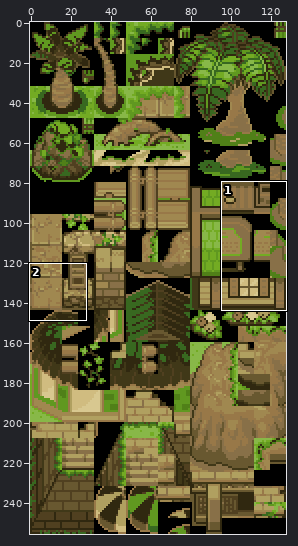
Two states of a sprite sheet, gTileset_ShuckleIsland_Tiles_Pal11.png. Above, an overview of the earlier version with the close-up marked.
Close-up. Before the commit:
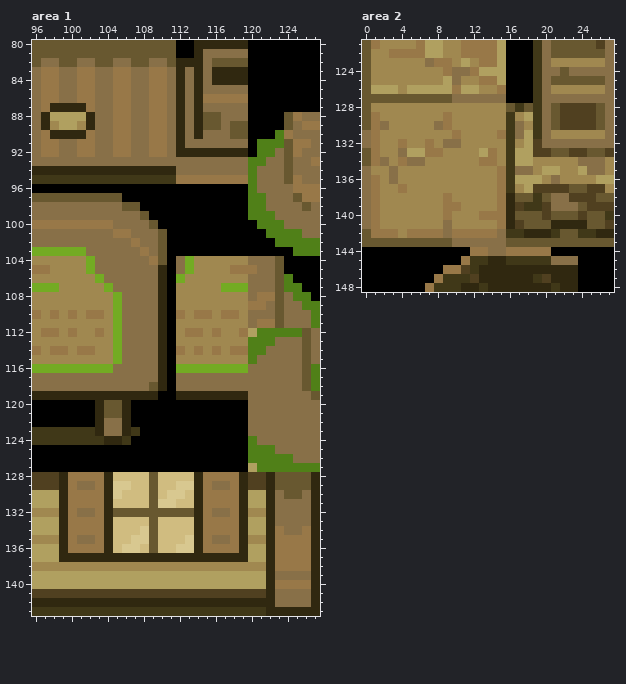
The file is 128x256 pixels. Shown: area 1: x 96..127, y 80..143; area 2: x 0..27, y 121..148. The commit also changed other parts of the picture, which this record leaves out.
The same view after the edit:
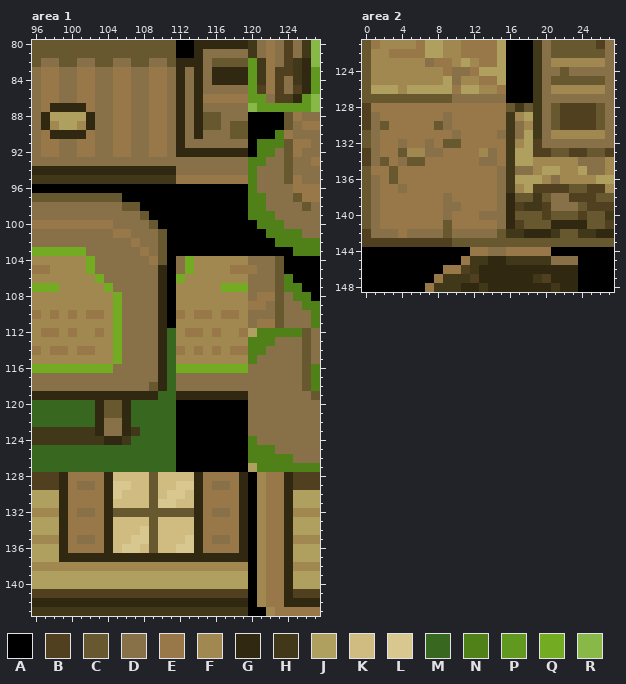
Palette (. is transparent): A #000000  B #504020  C #685830  D #887048  E #987848  F #a08850  G #302810  H #403818  J #b0a060  K #d0bc80  L #d8c890  M #386820  N #508018  P #609820  Q #73ab23  R #88b848
Edits made:
--- area 1
@@ x 118..127 @@
- 80 GGAAAAAAAA
- 81 DDAAAAAAAA
- 82 CCAAAAAAAA
- 83 GGAAAAAAAA
- 84 GGAAAAAAAA
- 85 DDAAAAAAAA
- 86 EEAAAAAAAA
- 87 DDAAAAAAAA
+ 80 GGHDEDBDHR
+ 81 DDHDEDBDHR
+ 82 CCPHEDBHGR
+ 83 GGPHEBBHGP
+ 84 GGPHEBDHGP
+ 85 DDPBEBDBGP
+ 86 EEPPDBBGPR
+ 87 DDRPPPPPPR
  88 DDAAAACEDD
@@ x 96..127 @@
 111 FFFFFFFFFQDDDDGAFFFFFFFFDEECDDDN
-112 FEEFEFFEFQDDDDGAFEEFEFFEJNNNNNCD
-113 FFFFFFFFFQDDDDGAFFFFFFFFNNNDDDCD
-114 EFEEFEEFFQDDDDGAEFEFEFEENNDDDDCD
-115 FFFFFFFFFQDDDDGAFFFFFFFFNDDDDDCD
-116 QQQQQQQQQDDDDDGAQQQQQQQQDDDDDDCN
-117 DDDDDDDDDDDDDDGADDDDDDDDDDDDDDCN
-118 DDDDDDDDDDDDDCGADDDDDDDDDDDDDDCN
-119 GGGGGGGGGGGGGGAAGGGGGGGGDDDDDDDC
-120 AAAAAAAGCCGAAAAAAAAAAAAADDDDDDDD
-121 AAAAAAAGCCGAAAAAAAAAAAAADDDDDDDD
-122 AAAAAAAGDDGAAAAAAAAAAAAADDDDDDDD
-123 HHHHHHHGDDGHAAAAAAAAAAAADDDDDDDD
-124 HHHHHHHHGGHAAAAAAAAAAAAANDDDDDDD
-125 AAAAAAAAAAAAAAAAAAAAAAAANNNDDDDD
-126 AAAAAAAAAAAAAAAAAAAAAAAANNNNNDDD
-127 AAAAAAAAAAAAAAAAAAAAAAAAJNNNNNNN
-128 BBBGEEEEGKKKKCKKKKGEEEEGBBGCCCCG
-129 BBBGEDDEGLLKKCKKLLGEDDEGBBGCCCCG
-130 JJJGEEEEGLKKKCKLLKGEEEEGJJGDCCDG
-131 JJJGEEEEGKKKKCLLKKGEEEEGJJGDDDDG
-132 FFFGEDDEGCCCCCCCCCGEDDEGFFGDDDDG
-133 JJJGEEEEGKKKKCKKKKGEEEEGJJGDDDDG
-134 JJJGEEEEGKKKLCKKKKGEEEEGJJGEDDEG
-135 FFFGEDDEGKKLLCKKKLGEDDEGFFGEEEEG
-136 JJJGEEEEGKLLKCKKLLGEEEEGJJGEEEEG
-137 JJJGGGGGGGGGGGGGGGGGGGGGJJGEEEEG
-138 FFFFFFFFFFFFFFFFFFFFFFFFFFGEEEEG
-139 JJJJJJJJJJJJJJJJJJJJJJJJJJGDDDDG
-140 JJJJJJJJJJJJJJJJJJJJJJJJJJGEEEEG
-141 BBBBBBBBBBBBBBBBBBBBBBBBBBGDDDDG
-142 GGGGGGGGGGGGGGGGGGGGGGGGGGGDDDDG
-143 HHHHHHHHHHHHHHHHHHHHHHHHHHGGGGGG
+112 FEEFEFFEFQDDDDGMFEEFEFFEJNNNNNCD
+113 FFFFFFFFFQDDDDGMFFFFFFFFNNNDDDCD
+114 EFEEFEEFFQDDDDGMEFEFEFEENNDDDDCD
+115 FFFFFFFFFQDDDDGMFFFFFFFFNDDDDDCD
+116 QQQQQQQQQDDDDDGMQQQQQQQQDDDDDDCN
+117 DDDDDDDDDDDDDDGMDDDDDDDDDDDDDDCN
+118 DDDDDDDDDDDDDCGMDDDDDDDDDDDDDDCN
+119 GGGGGGGGGGGGGGMMGGGGGGGGDDDDDDDC
+120 MMMMMMMGCCGMMMMMAAAAAAAADDDDDDDD
+121 MMMMMMMGCCGMMMMMAAAAAAAADDDDDDDD
+122 MMMMMMMGDDGMMMMMAAAAAAAADDDDDDDD
+123 HHHHHHHGDDGHMMMMAAAAAAAADDDDDDDD
+124 HHHHHHHHGGHMMMMMAAAAAAAANDDDDDDD
+125 MMMMMMMMMMMMMMMMAAAAAAAANNNDDDDD
+126 MMMMMMMMMMMMMMMMAAAAAAAANNNNNDDD
+127 MMMMMMMMMMMMMMMMAAAAAAAAJNNNNNNN
+128 BBBGEEEEGKKKKCKKKKGEEEEGAFEEGBBB
+129 BBBGEDDEGLLKKCKKLLGEDDEGAFEEGBBB
+130 JJJGEEEEGLKKKCKLLKGEEEEGAFEEGJJJ
+131 JJJGEEEEGKKKKCLLKKGEEEEGAFEEGJJJ
+132 FFFGEDDEGCCCCCCCCCGEDDEGAFEEGFFF
+133 JJJGEEEEGKKKKCKKKKGEEEEGAFEEGJJJ
+134 JJJGEEEEGKKKLCKKKKGEEEEGAFEEGJJJ
+135 FFFGEDDEGKKLLCKKKLGEDDEGAFEEGFFF
+136 JJJGEEEEGKLLKCKKLLGEEEEGAFEEGJJJ
+137 JJJGGGGGGGGGGGGGGGGGGGGGAFEEGJJJ
+138 FFFFFFFFFFFFFFFFFFFFFFFFAFEEGFFF
+139 JJJJJJJJJJJJJJJJJJJJJJJJAFEEGJJJ
+140 JJJJJJJJJJJJJJJJJJJJJJJJAFEEGJJJ
+141 BBBBBBBBBBBBBBBBBBBBBBBBAFEEGBBB
+142 GGGGGGGGGGGGGGGGGGGGGGGGAFEEGGGG
+143 HHHHHHHHHHHHHHHHHHHHHHHHAAFEEEEE
--- area 2
@@ x 0..17 @@
 127 CCCCCCCCCCDDDDDDAA
-128 CFFFFFFFFFFFFFFFCH
-129 CEFFFFFFFEFFFFFFHF
-130 CEDFFFFFDEFFFFFFHD
-131 DEFFFFFFFFEFFFFEHD
-132 DEFFEFFEFDDFFFFFHF
-133 CEFFDJJEEFFFFJEFHJ
-134 CEDFEDDFFFFFFEEFHJ
-135 DFFDFFFFFFFFFFFEHD
-136 DEFDFFFFFFFFFFFEHJ
-137 DEFFEFFFFFFFFFFEHF
-138 DEFFFFFFFEFFFFFEGC
-139 DEFFFFFFFEEFFFFEGB
-140 DEFFFFFFFEFFFEEEGC
-141 DEFFFFFFFDFFFFFEGB
-142 CEEEFEEEEDEEEEEDHH
-143 CCCCCCCCCCDDDDDDCC
+128 BEEEEEEEEEEEEEEECH
+129 BDEEEEEEEDEEEEEEHF
+130 BDCEEEEECDEEEEEEHD
+131 CDEEEEEEEEDEEEEDHD
+132 CDEEDEEDECCEEEEEHF
+133 BDEECFFDDEEEEFDEHJ
+134 BDCEDCCEEEEEEDDEHJ
+135 CEECEEEEEEEEEEEDHD
+136 CDECEEEEEEEEEEEDHJ
+137 CDEEDEEEEEEEEEEDHF
+138 CDEEEEEEEDEEEEEDGC
+139 CDEEEEEEEDDEEEEDGB
+140 CDEEEEEEEDEEEDDDGC
+141 CDEEEEEEECEEEEEDGB
+142 BDDDEDDDDCDDDDDCHH
+143 BBBBBBBBBBCCCCCCCC
 144 AAAAAAAAAAAAEEDDEE
Boxes around the changes in both close-ups, in picture pixels (x1, y1, x2, y2):
changed: (248, 40, 320, 112)
changed: (32, 328, 176, 472)
changed: (248, 472, 320, 616)
changed: (362, 103, 506, 247)
